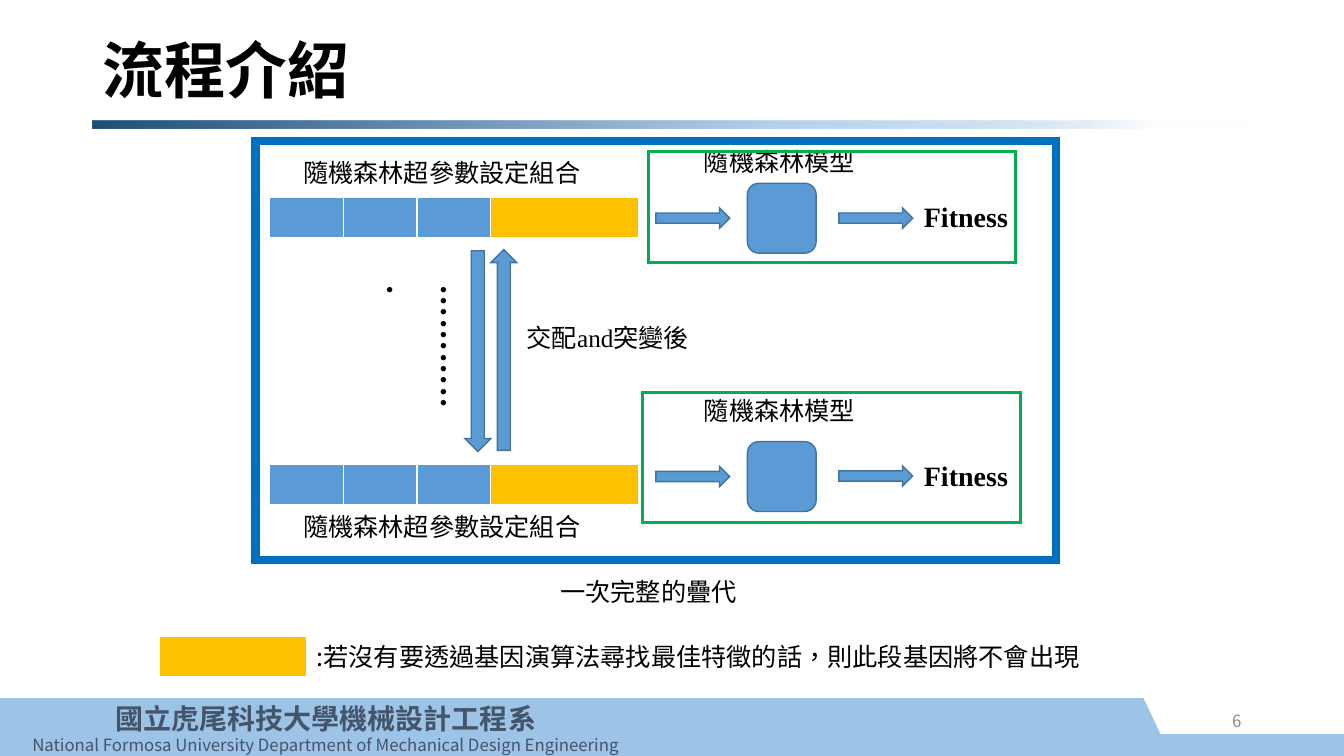
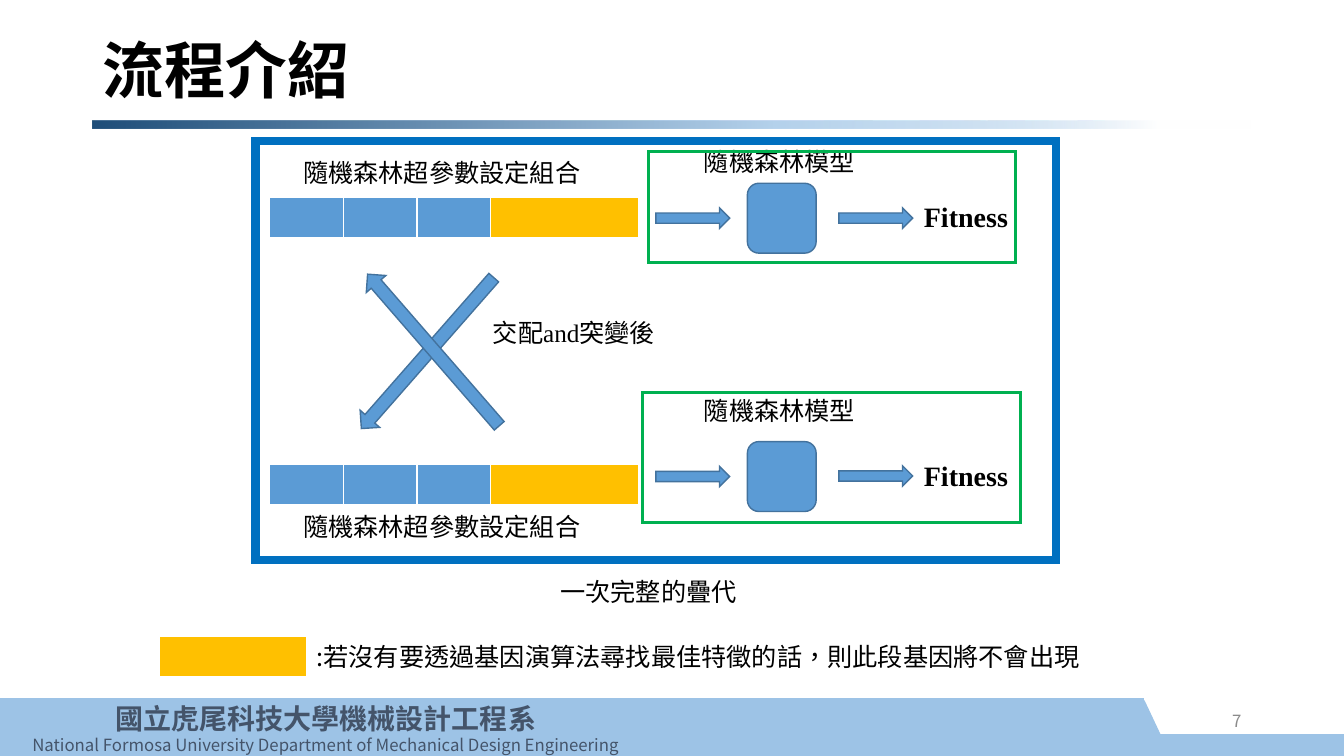
Before and after one commit to e970230/test, a slide deck: slide 7 of GA_RF/基因演算法控制隨機森林使用說明.pptx (slide 6 before the commit). Drawn at 1344x756 pixels with LibreOffice and Linux fonts; fonts in the diff are those of the drawing; background and template pictures are left out. Boxes give left, top, right and bottom in pixels: in the first picture for what was removed or moved away, otherwise in the second. Text is boxed around its words. In the diff, an @@ line names an element or a change of style, - is before the commit and + after.

```diff
--- a/GA_RF/基因演算法控制隨機森林使用說明.pptx
+++ b/GA_RF/基因演算法控制隨機森林使用說明.pptx
@@ down arrow at box(351, 269, 504, 437): rotation 0 to 41 degrees @@
@@ down arrow at box(358, 266, 509, 435): rotation 180 to 139 degrees @@
@@ text removed at box(416, 274, 491, 429) @@
-............
@@ text "交配and突變後": place and size @@
-text "交配and突變後" at box(527, 325, 689, 349)
+text "交配and突變後" at box(493, 320, 655, 344)
@@ page number at box(1232, 715, 1241, 727): text changed @@
-6
+7
```
Also in this commit, not shown: 2 other slides changed, 2 slides added, 1 slide removed, 3 other files.
